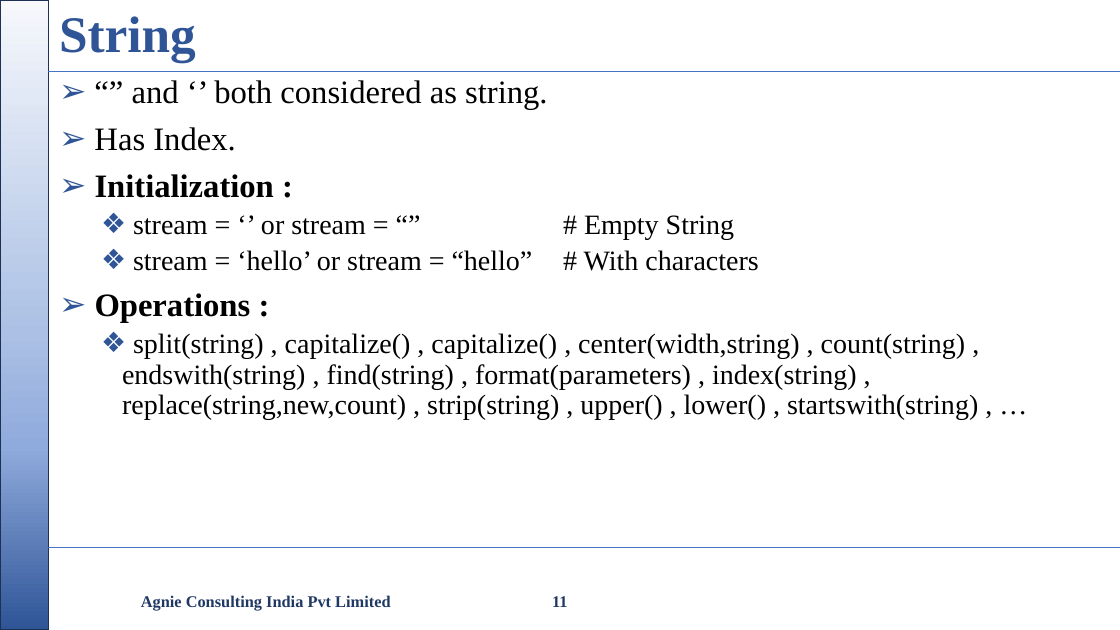
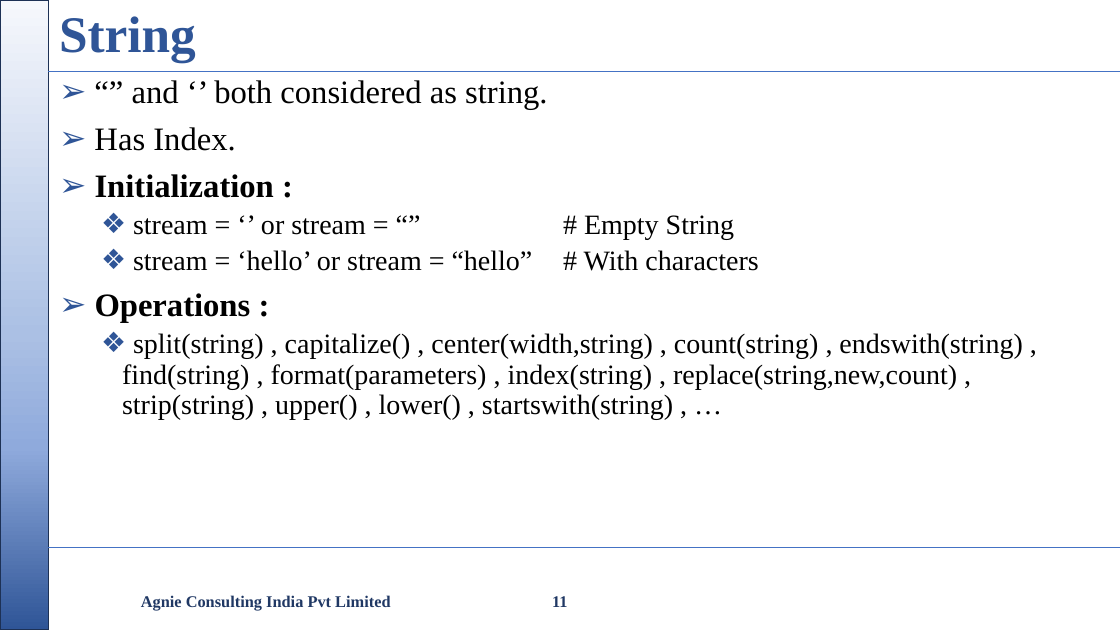
Before and after one commit to nikishdaniel1-del/Python-Cls, a slide deck: slide 11 of python class/Python Class.pptx. Drawn at 1120x630 pixels with LibreOffice and Linux fonts; fonts in the diff are those of the drawing; background and template pictures are left out. Boxes give left, top, right and bottom in pixels: in the first picture for what was removed or moved away, otherwise in the second. Text is boxed around its words. In the diff, an @@ line names an element or a change of style, - is before the commit and + after.

```diff
--- a/python class/Python Class.pptx
+++ b/python class/Python Class.pptx
@@ text at box(122, 333, 1022, 419): text changed @@
-  ❖ split(string) , capitalize() , capitalize() , center(width,string) , count(string) , endswith(string) , find(string) , format(parameters) , index(string) , replace(string,new,count) , strip(string) , upper() , lower() , startswith(string) , …
+  ❖ split(string) , capitalize() , center(width,string) , count(string) , endswith(string) , find(string) , format(parameters) , index(string) , replace(string,new,count) , strip(string) , upper() , lower() , startswith(string) , …
```
Also in this commit, not shown: 1 slide added, 1 other file.
